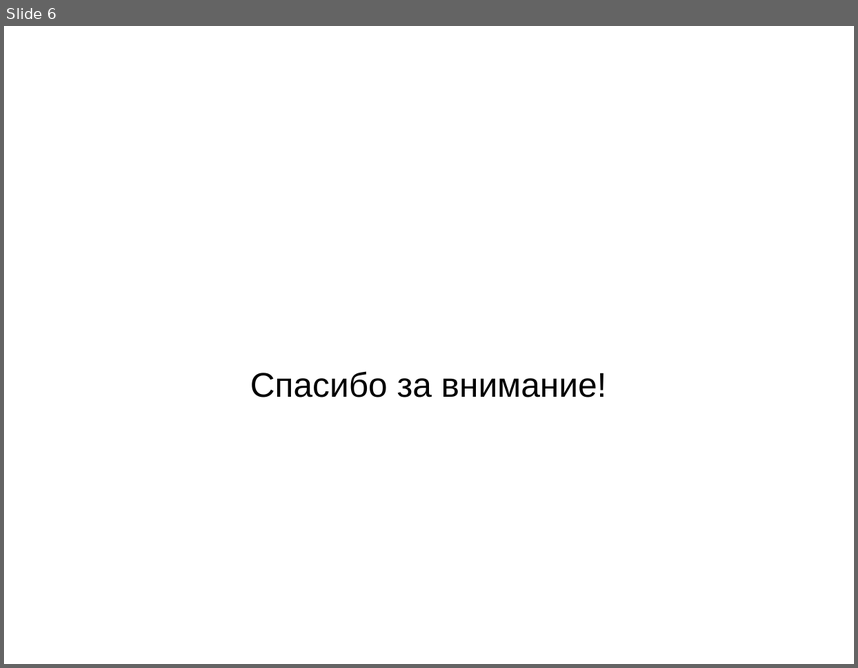
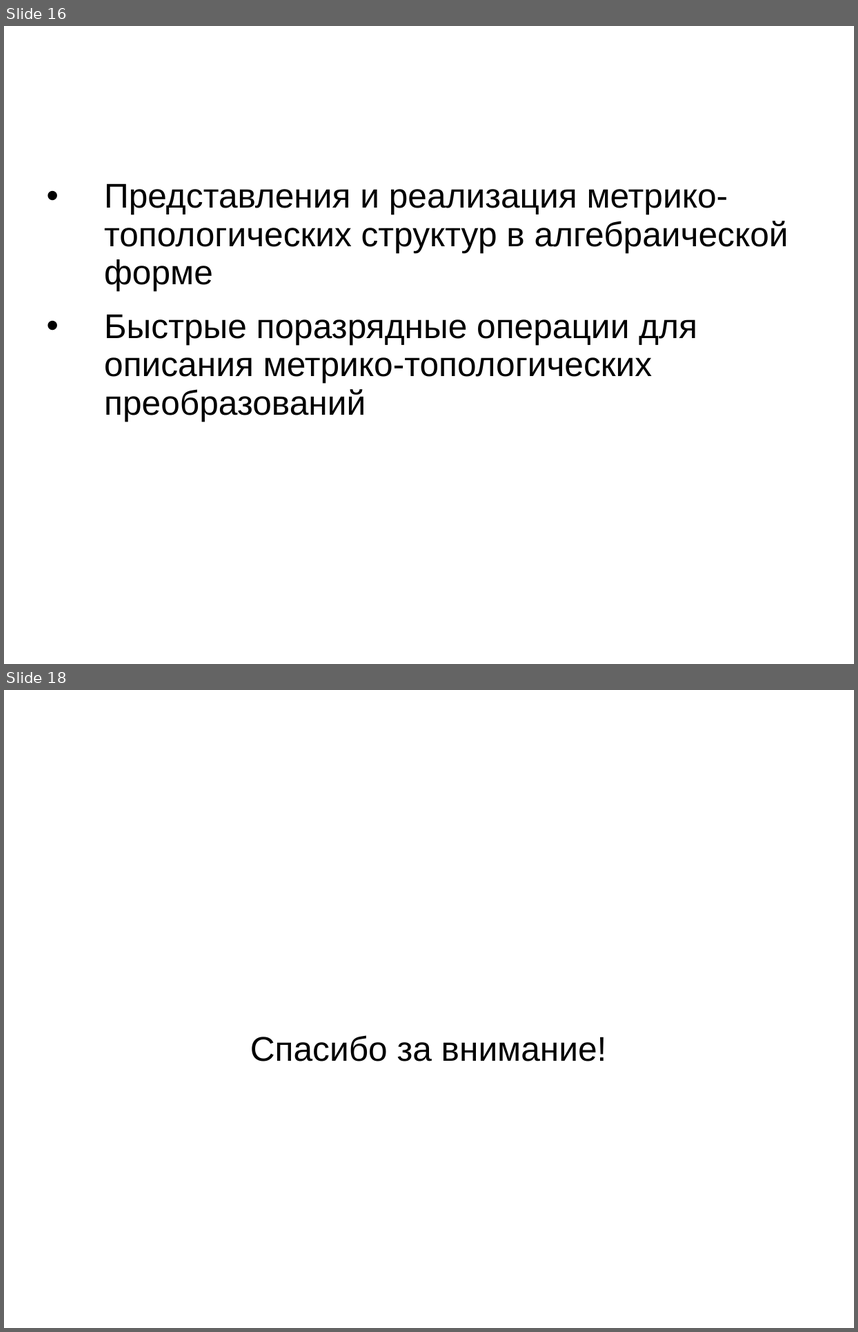
Before and after one commit to itroot/university-tasks, a slide deck: diploma/presentation.ppt. Shown one above the other, each under a label of ours: slide 6 before the commit, slides 16 and 18 after it; the slides between them are not shown. The pictures are 858x668 and 858x1332 pixels, drawn with LibreOffice and Linux fonts; fonts in the diff are those of the drawing; background and template pictures are left out. Boxes give left, top, right and bottom in pixels: in the first picture for what was removed or moved away, otherwise in the second. Text is boxed around its words. In the diff, an @@ line names an element or a change of style, - is before the commit and + after.

```diff
--- a/diploma/presentation.ppt
+++ b/diploma/presentation.ppt
@@ slide 16 added at (x1=4, y1=26, x2=854, y2=664), background picture (left out) @@
@@ title added at (x1=43, y1=26, x2=808, y2=132), 44 pt, text #FFFFFF, bold @@
+Научная новизна
@@ text added at (x1=104, y1=183, x2=789, y2=421), 32 pt, text #000000 @@
+• Представления и реализация метрико-топологических структур в алгебраической форме
+• Быстрые поразрядные операции для описания метрико-топологических преобразований
@@ what was slide 6 is now slide 18 @@
```
Also in this commit, not shown: 3 slides changed, 12 other slides added, 1 slide removed, 2 other files.
